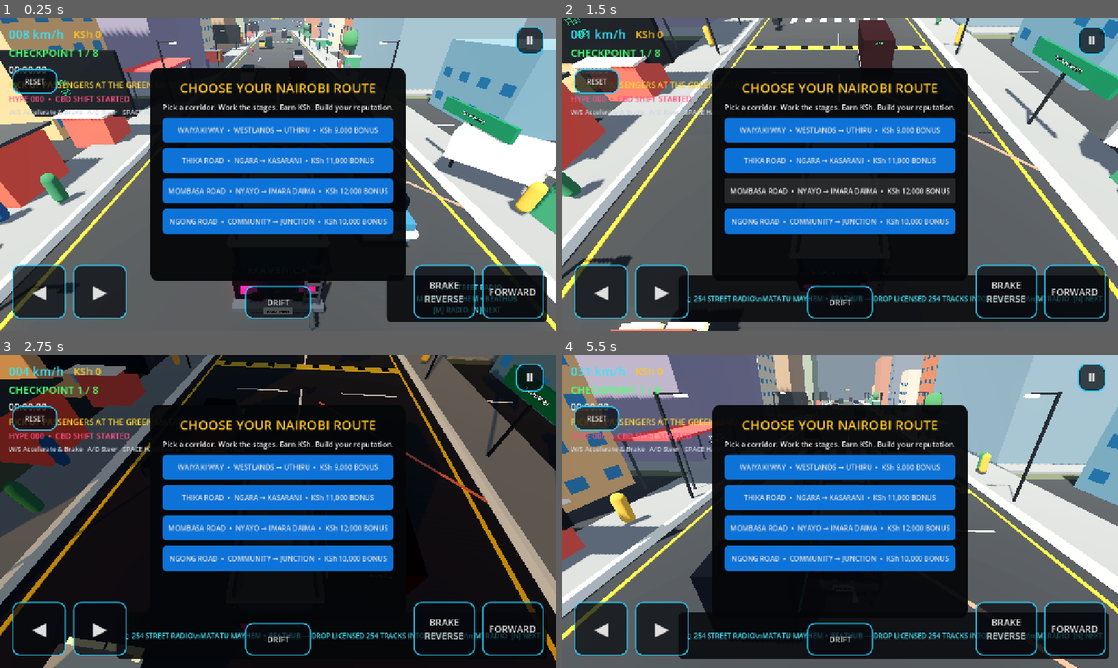
Above: before the commit, frames 1-4 (two rows, left to right).
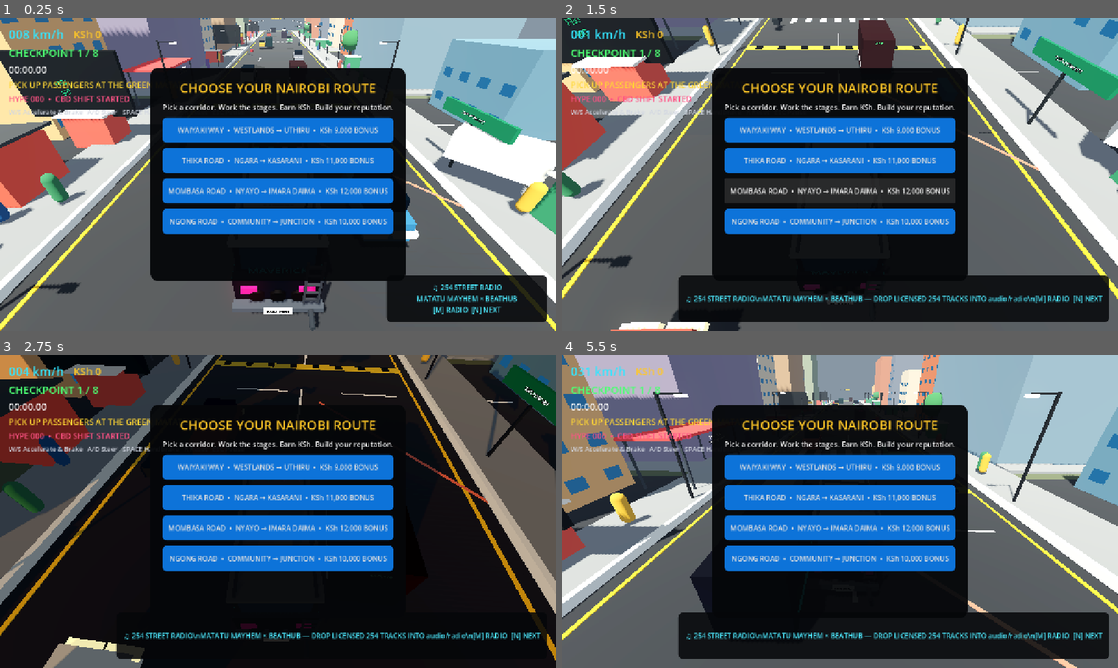
Above: after the commit, the same moments.

Repository: beathubonline-arch/Matatu-Mayhem
Game: Godot game, scene res://scenes/main/Main.tscn
Same seed, same stepped clock (60 frames per second), same inputs: the game is played once before the commit and once after it.
Inputs (mouse positions are in pixels of both pictures, inside the frame that each line leads up to):
- Up to frame 1 (0.25 s): no input
- Up to frame 2 (1.5 s): tap Enter at 0.5 s; move the mouse to (962, 158) at 0.52 s; hold D (steer_right) 0.53-1.28 s; hold N (radio_next) 0.53-1.28 s; click (962, 158) at 0.67 s; move the mouse to (728, 190) at 1.27 s; hold S (brake) from 1.28 s (still down); tap M (radio_toggle) at 1.35 s
- Up to frame 3 (2.75 s): move the mouse to (333, 442) at 2.02 s; release S (brake) at 2.03 s; hold D (steer_right) from 2.03 s (still down); tap L at 2.1 s
- Up to frame 4 (5.5 s): move the mouse to (812, 574) at 2.77 s; release D (steer_right) at 2.78 s; hold W (accelerate) 2.78-3.53 s; tap N (radio_next) at 2.85 s; click (812, 574) at 2.92 s; move the mouse to (1006, 558) at 3.52 s; hold M (radio_toggle) 3.53-4.28 s; hold A (steer_left) 3.53-5.03 s; move the mouse to (673, 464) at 4.27 s; tap L at 4.35 s; move the mouse to (867, 511) at 5.02 s; hold S (brake) from 5.03 s (still down); hold N (radio_next) from 5.03 s (still down); click (867, 511) at 5.17 s

The runs differ from the first frame. In frame 1, 6.4% of the frame differs, in the area x 2-98%, y 2-96%; in frame 2, 5.9%; in frame 3, 3.2%; in frame 4, 5.9%.

Commit message:
Hide mobile driving overlay on desktop builds

Diff:
--- a/scenes/ui/MobileControls.tscn
+++ b/scenes/ui/MobileControls.tscn
@@ -24,7 +24,7 @@
 [node name="MobileControls" type="CanvasLayer"]
 layer = 20
 script = ExtResource("1")
-always_show_in_editor = true
+always_show_in_editor = false
 
 [node name="Controls" type="Control" parent="."]
 layout_mode = 3
